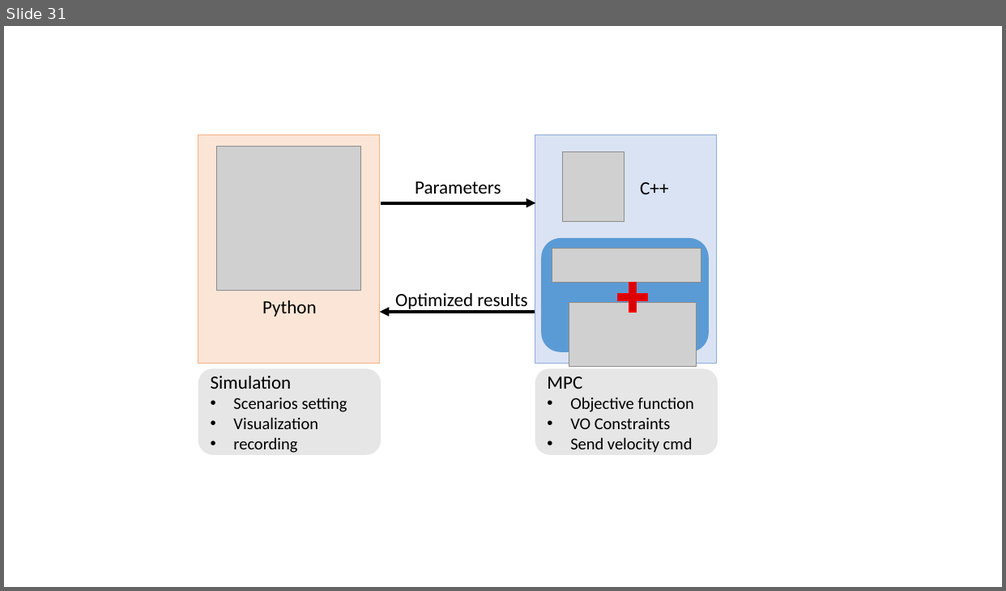
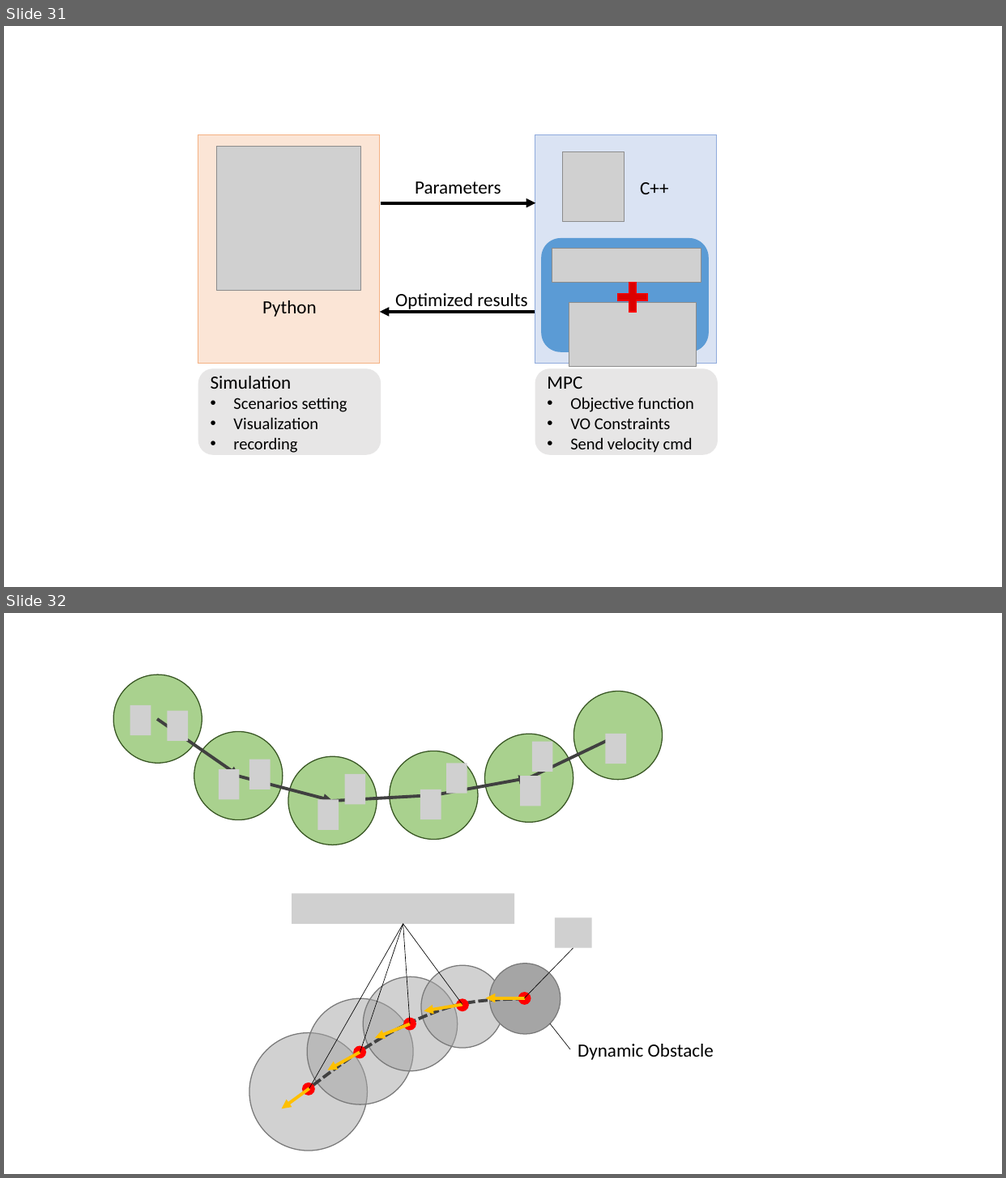
Before and after one commit to Yi-An-Wang/institute_information, a slide deck: path_planing/VO_code_try/robot_properties3.pptx. Shown one above the other, each under a label of ours: slide 31 before the commit, slides 31 and 32 after it. The pictures are 1006x591 and 1006x1178 pixels, drawn with LibreOffice and Linux fonts; fonts in the diff are those of the drawing; grey boxes stand for pictures. Boxes give left, top, right and bottom in pixels: in the first picture for what was removed or moved away, otherwise in the second. Text is boxed around its words. In the diff, an @@ line names an element or a change of style, - is before the commit and + after.

Commit message:
2024/02/17-2

```diff
--- a/path_planing/VO_code_try/robot_properties3.pptx
+++ b/path_planing/VO_code_try/robot_properties3.pptx
@@ slide 32 added at box(4, 613, 1002, 1174), background #FFFFFF @@
@@ ellipse added at box(113, 675, 202, 763), fill #A9D18E, outline #385723 1 pt @@
@@ picture added at box(130, 705, 151, 735) @@
@@ ellipse added at box(573, 691, 662, 779), fill #A9D18E, outline #385723 1 pt @@
@@ arrow added from (157, 719) to (239, 776), #404040 3 pt @@
@@ picture added at box(167, 711, 188, 741) @@
@@ ellipse added at box(194, 732, 283, 820), fill #A9D18E, outline #385723 1 pt @@
@@ picture added at box(605, 734, 626, 764) @@
@@ ellipse added at box(288, 756, 377, 845), fill #A9D18E, outline #385723 1 pt @@
@@ ellipse added at box(390, 751, 478, 839), fill #A9D18E, outline #385723 1 pt @@
@@ ellipse added at box(484, 735, 573, 823), fill #A9D18E, outline #385723 1 pt @@
@@ arrow added from (529, 778) to (618, 736), #404040 3 pt @@
@@ picture added at box(533, 742, 553, 772) @@
@@ picture added at box(219, 769, 240, 799) @@
@@ arrow added from (237, 776) to (333, 801), #404040 3 pt @@
@@ picture added at box(249, 760, 270, 790) @@
@@ picture added at box(345, 774, 365, 804) @@
@@ arrow added from (433, 796) to (528, 778), #404040 3 pt @@
@@ picture added at box(446, 764, 467, 794) @@
@@ picture added at box(521, 776, 542, 806) @@
@@ picture added at box(317, 799, 339, 829) @@
@@ arrow added from (332, 801) to (434, 796), #404040 3 pt @@
@@ picture added at box(420, 790, 441, 820) @@
@@ group added at box(249, 894, 714, 1151): 10 ellipses, 6 lines, 5 arrows, 2 pictures, 1 freeform shape, 1 text @@
+Dynamic Obstacle
```
